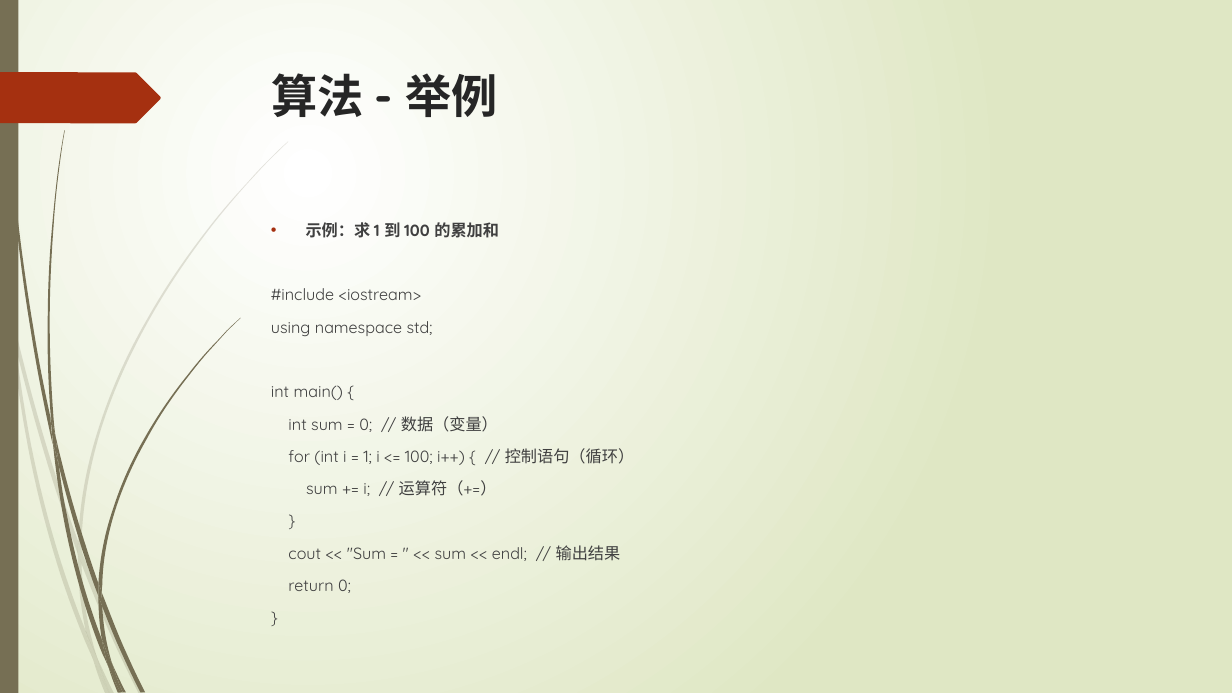
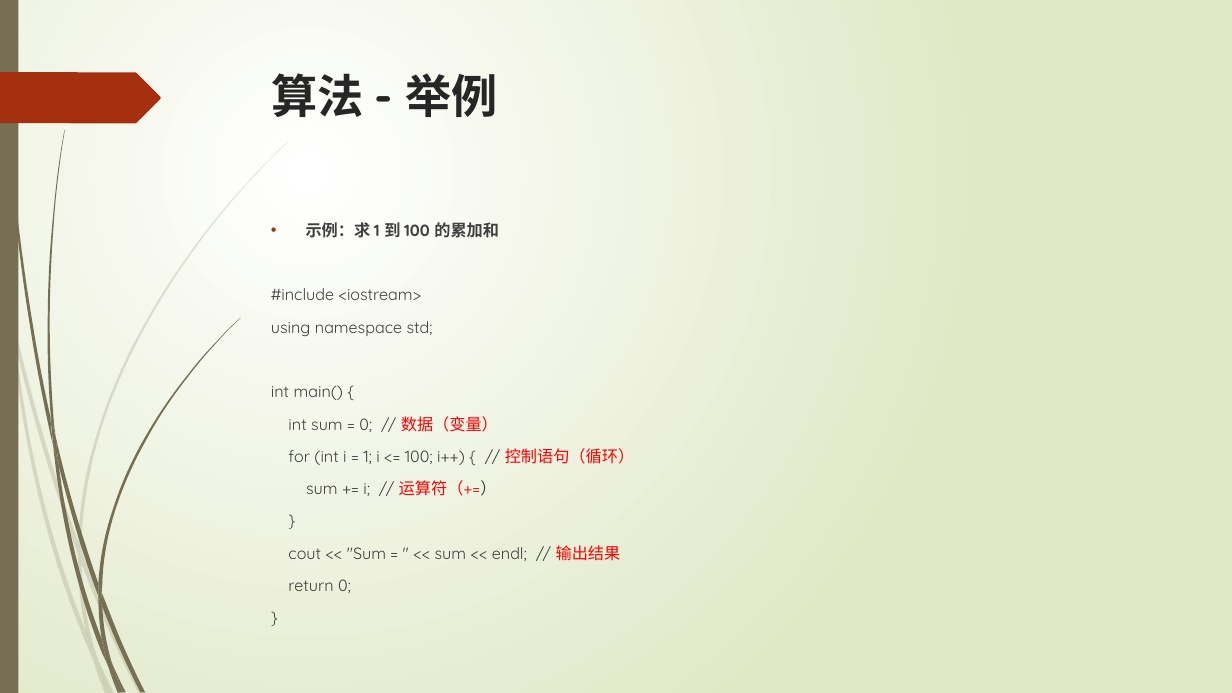
Before and after one commit to liuty2006/learn, a slide deck: slide 32 of learn_cpp/docs/C++语言培训.pptx. Drawn at 1232x693 pixels with LibreOffice and Linux fonts; fonts in the diff are those of the drawing. Boxes give left, top, right and bottom in pixels: in the first picture for what was removed or moved away, otherwise in the second. Text is boxed around its words. In the diff, an @@ line names an element or a change of style, - is before the commit and + after.

```diff
--- a/learn_cpp/docs/C++语言培训.pptx
+++ b/learn_cpp/docs/C++语言培训.pptx
@@ text at bbox=[288, 416, 634, 561]: text colour #404040 to #FF0000 in "数据（变量）", "控制语句（循环）", "运算符（+=）", "输出结果" @@
```
Also in this commit, not shown: 3 other slides changed, 2 other files.
